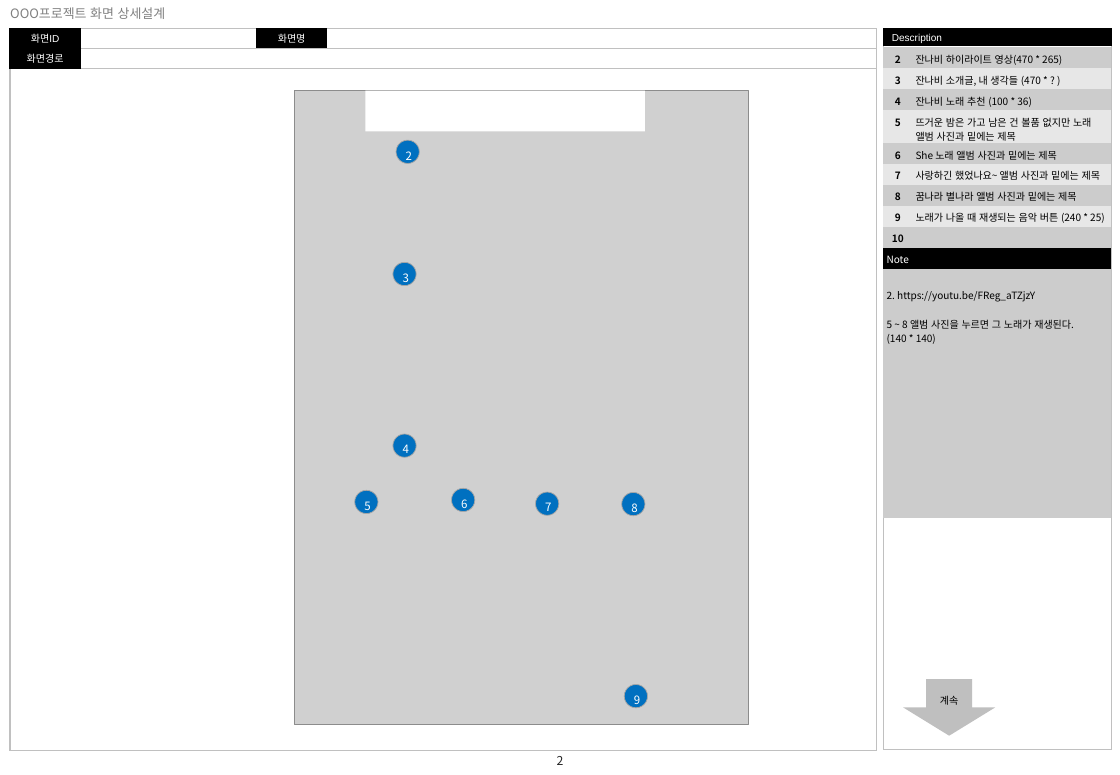
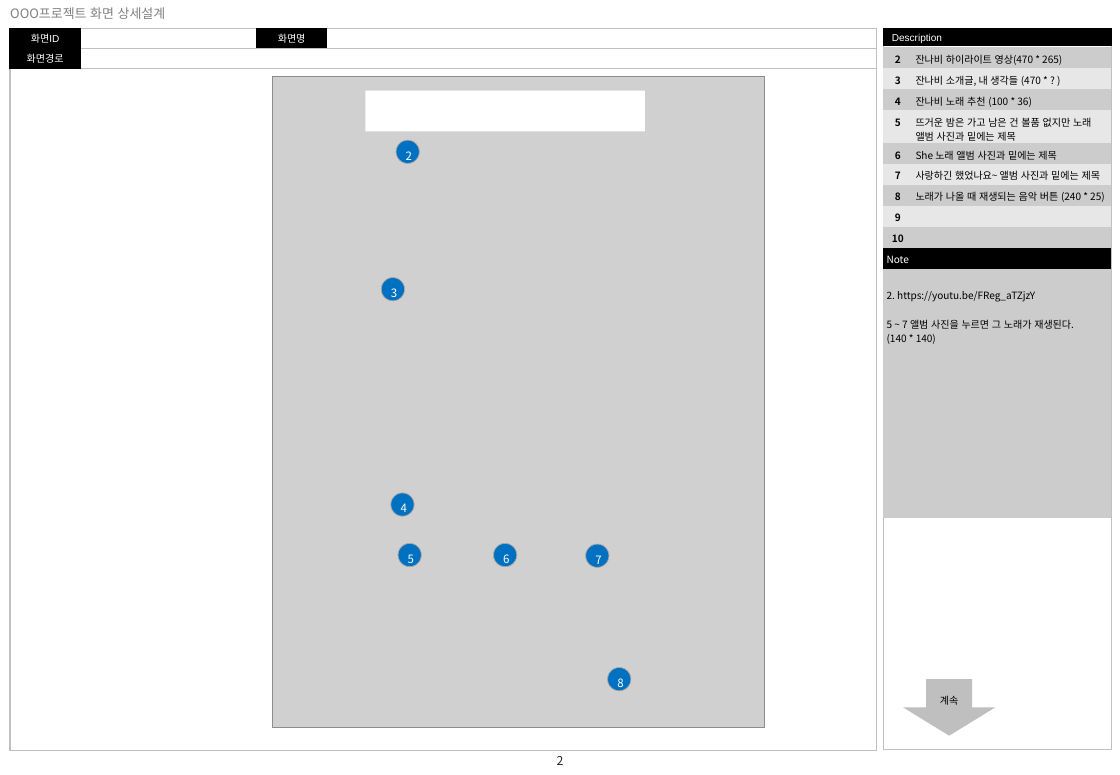
Before and after one commit to seona98/InteractiveMedia_Project, a slide deck: slide 2 of 2017204041_송선아.pptx. Drawn at 1120x775 pixels with LibreOffice and Linux fonts; fonts in the diff are those of the drawing; grey boxes stand for pictures. Boxes give left, top, right and bottom in pixels: in the first picture for what was removed or moved away, otherwise in the second. Text is boxed around its words. In the diff, an @@ line names an element or a change of style, - is before the commit and + after.

```diff
--- a/2017204041_송선아.pptx
+++ b/2017204041_송선아.pptx
@@ table at (883,48,1112,544) @@
-row 7, column 2: 꿈나라 별나라 앨범 사진과 밑에는 제목
+row 7, column 2: 노래가 나올 때 재생되는 음악 버튼 (240 * 25)
-row 8, column 2: 노래가 나올 때 재생되는 음악 버튼 (240 * 25)
+row 8, column 2: 
-row 11, column 1: 2. https://youtu.be/FReg_aTZjzY / 5 ~ 8 앨범 사진을 누르면 그 노래가 재생된다. / (140 * 140)
+row 11, column 1: 2. https://youtu.be/FReg_aTZjzY / 5 ~ 7 앨범 사진을 누르면 그 노래가 재생된다. / (140 * 140)
@@ picture: place and size @@
-picture at (294,91,749,725)
+picture at (273,77,764,729)
@@ ellipse "3": place and size @@
-ellipse "3" at (393,263,417,286)
+ellipse "3" at (382,278,405,302)
@@ ellipse "4": place and size @@
-ellipse "4" at (393,434,417,458)
+ellipse "4" at (391,493,415,517)
@@ ellipse "5": place and size @@
-ellipse "5" at (355,491,379,515)
+ellipse "5" at (398,544,422,568)
@@ ellipse "6": place and size @@
-ellipse "6" at (452,489,476,513)
+ellipse "6" at (493,544,517,568)
@@ ellipse "7": place and size @@
-ellipse "7" at (536,492,559,516)
+ellipse "7" at (586,545,610,569)
@@ ellipse "8": place and size @@
-ellipse "8" at (622,493,645,517)
+ellipse "8" at (608,668,632,692)
@@ ellipse removed at (625,685,648,708) @@
-9
```
Also in this commit, not shown: 1 other slide changed, 22 other files.
